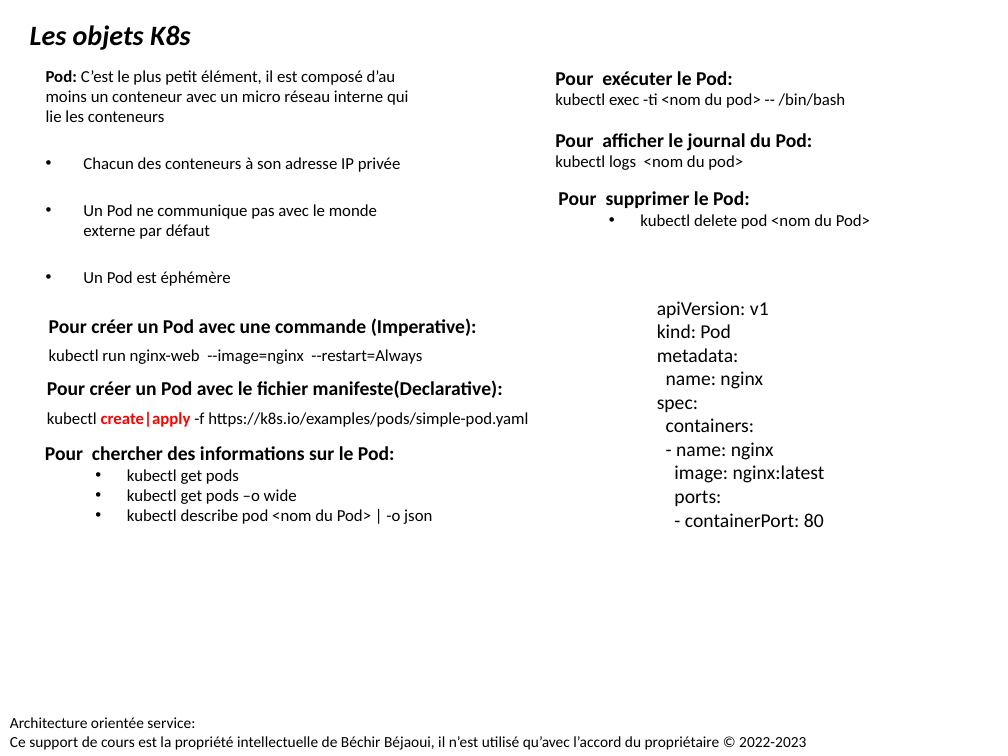
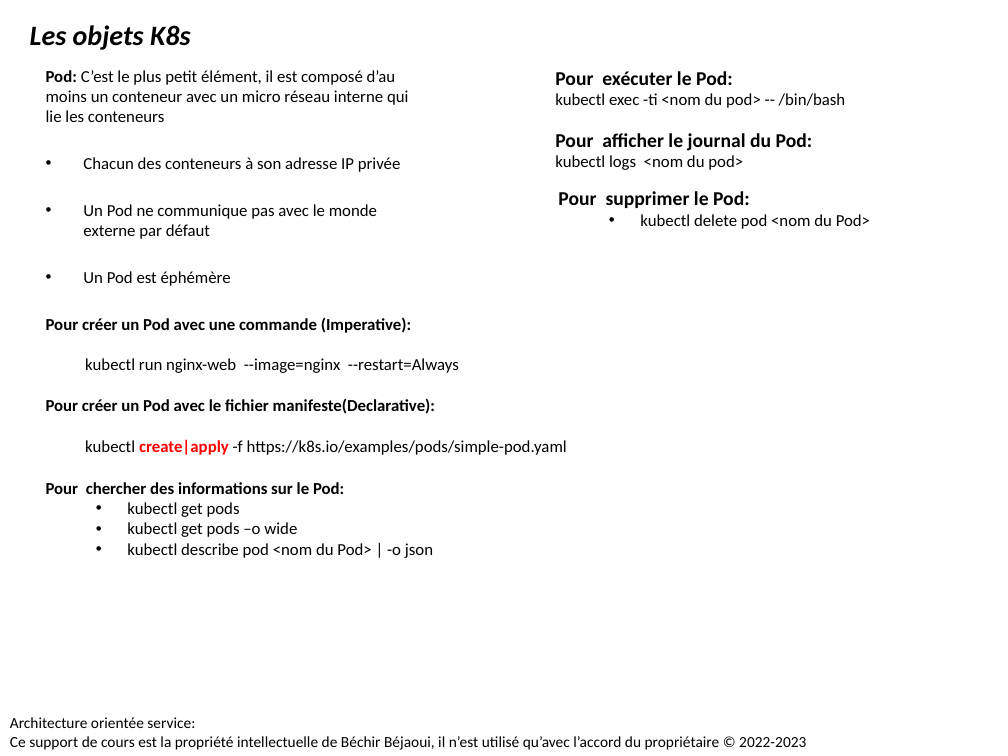
Before and after one commit to bejaouibechir/Devops2024, a slide deck: slide 14 of 5.Kubernetes/1.Les techniques de déploiements avec Kubernetes.pptx. Drawn at 1008x756 pixels with LibreOffice and Linux fonts; fonts in the diff are those of the drawing. Boxes give left, top, right and bottom in pixels: in the first picture for what was removed or moved away, otherwise in the second. Text is boxed around its words. In the diff, an @@ line names an element or a change of style, - is before the commit and + after.

```diff
--- a/5.Kubernetes/1.Les techniques de déploiements avec Kubernetes.pptx
+++ b/5.Kubernetes/1.Les techniques de déploiements avec Kubernetes.pptx
@@ text at [46,317,411,333]: paragraph added @@
+Pour créer un Pod avec une commande (Imperative):
@@ text removed at [49,318,477,336] @@
-Pour créer un Pod avec une commande (Imperative):
@@ text removed at [657,301,825,527] @@
-apiVersion: v1
-kind: Pod
-metadata:
-name: nginx
-spec:
-containers:
-- name: nginx
-image: nginx:latest
-ports:
-- containerPort: 80
@@ text "kubectl run nginx-web --image=nginx --restart=Always": place and size @@
-text "kubectl run nginx-web --image=nginx --restart=Always" at [49,349,422,364]
+text "kubectl run nginx-web --image=nginx --restart=Always" at [85,358,459,373]
@@ text "Pour créer un Pod avec ...": place and size @@
-text "Pour créer un Pod avec ..." at [47,380,503,398]
+text "Pour créer un Pod avec ..." at [46,398,435,414]
@@ text "Pour créer un Pod avec ..." at [46,398,435,414]: size 14 to 12 pt @@
@@ text "kubectl create|apply -f https://k8s.io/examples/pods/simple- ...": place and size @@
-text "kubectl create|apply -f https://k8s.io/examples/pods/simple- ..." at [47,411,528,427]
+text "kubectl create|apply -f https://k8s.io/examples/pods/simple- ..." at [85,439,567,455]
@@ text "Pour chercher des informations sur ...": place and size @@
-text "Pour chercher des informations sur ..." at [45,446,432,524]
+text "Pour chercher des informations sur ..." at [46,482,433,558]
@@ text at [46,482,344,494]: size 14 to 12 pt in "Pour chercher des informations sur le Pod:" @@
```
Also in this commit, not shown: 9 other slides changed, 1 other file.
